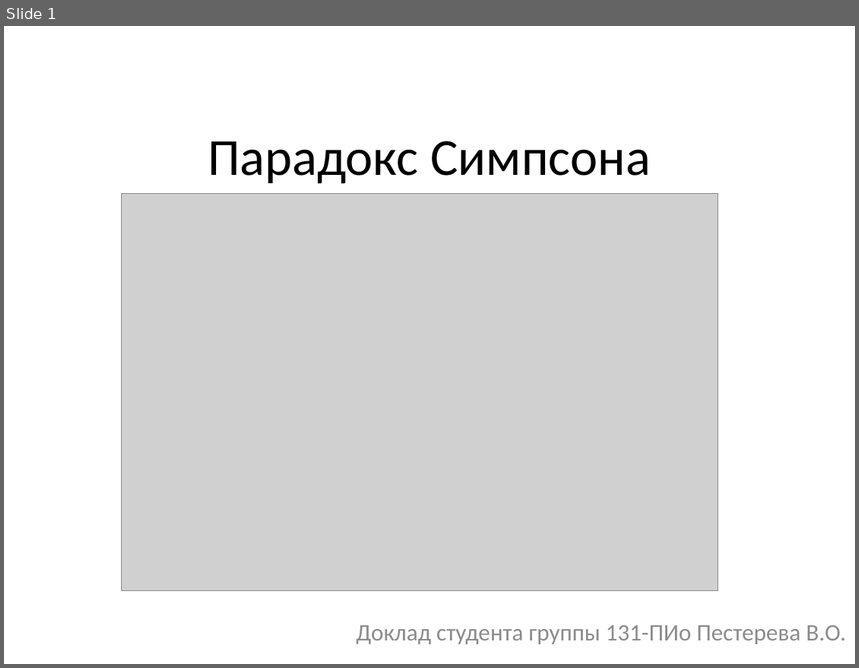
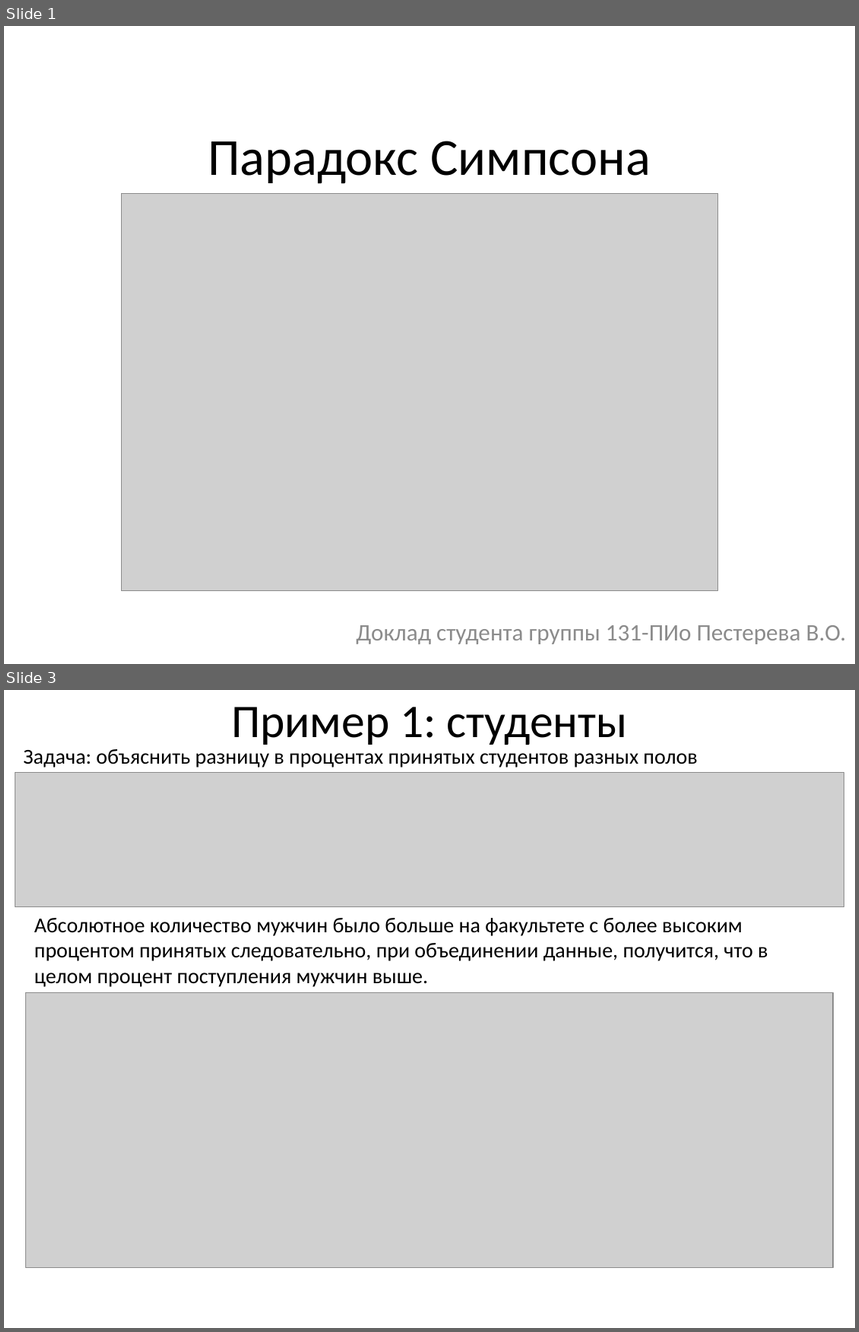
Before and after one commit to liaten/third_course, a slide deck: int_analysis_mat_methods/06_simpson/simpson.pptx. Shown one above the other, each under a label of ours: slide 1 before the commit, slides 1 and 3 after it; the slides between them are not shown. The pictures are 859x668 and 859x1332 pixels, drawn with LibreOffice and Linux fonts; fonts in the diff are those of the drawing; grey boxes stand for pictures. Boxes give left, top, right and bottom in pixels: in the first picture for what was removed or moved away, otherwise in the second. Text is boxed around its words. In the diff, an @@ line names an element or a change of style, - is before the commit and + after.

```diff
--- a/int_analysis_mat_methods/06_simpson/simpson.pptx
+++ b/int_analysis_mat_methods/06_simpson/simpson.pptx
@@ slide 3 added at [4, 690, 855, 1328], background #FFFFFF @@
@@ title added at [231, 707, 628, 745], 39.6 pt, text #000000 @@
+Пример 1: студенты
@@ text added at [23, 749, 697, 768], 18 pt, text #000000 @@
+Задача: объяснить разницу в процентах принятых студентов разных полов
@@ picture added at [15, 773, 844, 907] @@
@@ text added at [34, 918, 768, 987], 18 pt, text #000000 @@
+Абсолютное количество мужчин было больше на факультете с более высоким процентом принятых следовательно, при объединении данные, получится, что в целом процент поступления мужчин выше.
@@ picture added at [26, 993, 833, 1268] @@
```
Also in this commit, not shown: 1 slide changed, 3 other slides added, 7 slides removed, 2 other files.
